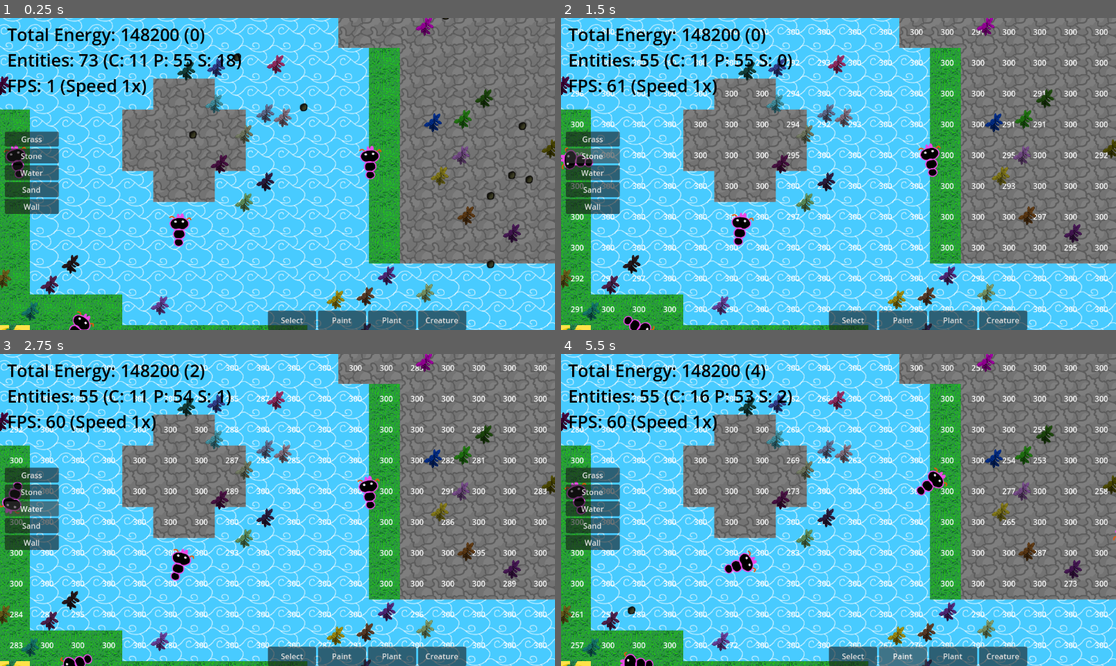
Above: before the commit, frames 1-4 (two rows, left to right).
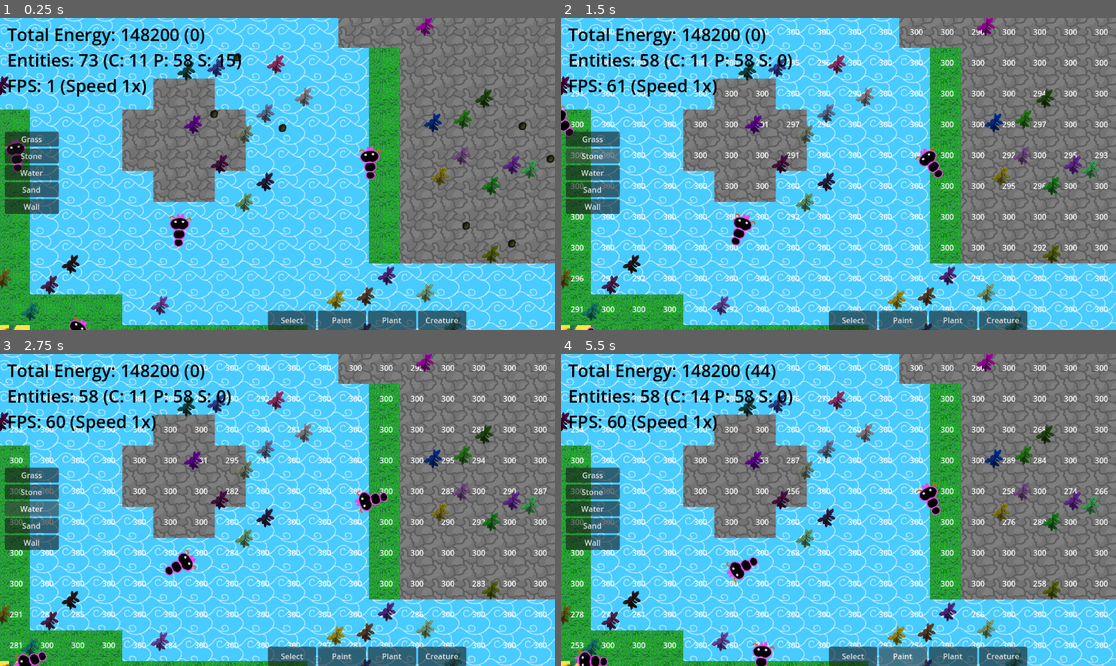
Above: after the commit, the same moments.

Repository: Llyfrs/Evolution-Simulator
Game: Godot game, scene res://main.tscn
Same seed, same stepped clock (60 frames per second), same inputs: the game is played once before the commit and once after it.
Inputs:
- Up to frame 1 (0.25 s): no input
- Up to frame 2 (1.5 s): click "Grass" at 0.5 s; click "Stone" at 1.25 s
- Up to frame 3 (2.75 s): click "Water" at 2 s
- Up to frame 4 (5.5 s): click "Sand" at 2.75 s; click "Wall" at 3.5 s; click "Select" at 4.25 s; click "Paint" at 5 s

The runs differ from the first frame. In frame 1, 2.0% of the frame differs, in the area x 0-100%, y 0-100%; in frame 2, 2.4%; in frame 3, 2.9%; in frame 4, 3.7%, in the area x 0-100%, y 3-100%.
Error before the commit: Invalid type in function 'FloatArray' in base 'GDScript'. The array of argument 1 (Array) does not have the same element type as the expected typed array argum…

Commit message:
more mutation

Diff:
--- a/Scenes/CreatureDNA.gd
+++ b/Scenes/CreatureDNA.gd
@@ -19,9 +19,9 @@
 @export var bite_strength : int
 
 
-@export var tile_efficiency : Array
+@export var tile_efficiency : Array[float]
 
-@export var influence_decay : Array
+@export var influence_decay : Array[int]
 
 
 @export var color : Color
@@ -33,20 +33,7 @@
 var processors = [ColorProcessor, BasicProcessor, SelfProcessor, TileTypeProcessor]
 
 
-var property_rules = {
-	"energy": 2,
-	"health": 2,
-	"growth_speed": 1,
-	"offspring_energy": 2,
-	"offsprings": 0.2,
-	"speed": 2,
-	"rotation_speed": 1,
-	"bite_strength": 0.5,
-	"tile_efficiency": 0.05,
-	"influence_decay": 0.1,
-	"color": 0.4,
-	"sensors" : 0.1
-}
+var property_variations;
 
 
 func _init():
@@ -98,6 +85,22 @@
 
 		sensors.append(sensor)
 
+	## Defines the variation / deviation for the normal distribution used to mutate each property
+	property_variations = {
+	"self": 0.01,
+	"energy": 2,
+	"health": 2,
+	"growth_speed": 1,
+	"offspring_energy": 2,
+	"offsprings": 0.2,
+	"speed": 2,
+	"rotation_speed": 1,
+	"bite_strength": 0.5,
+	"tile_efficiency": 0.05,
+	"influence_decay": 0.1,
+	"color": 0.4,
+	"sensors" : 0.1
+	}
 
 
 	pass
@@ -124,14 +127,14 @@
 	for property in mutated_dna.get_property_list():
 		var name = property["name"]
 
-		if property_rules.has(name):
+		if property_variations.has(name):
 			var new_value;
 
 			if property["type"] == TYPE_INT:
-				new_value = Mutation.Integer(self.get(name), property_rules[name])
+				new_value = Mutation.Integer(self.get(name), property_variations[name])
 
 			elif property["type"] == TYPE_FLOAT:
-				new_value = Mutation.Float(self.get(name), property_rules[name])
+				new_value = Mutation.Float(self.get(name), property_variations[name])
 
 			else:
 				new_value = self.get(name)
@@ -148,38 +151,9 @@
 			print("Property: " + name + " is not mutating")
 			mutated_dna.set(name, self.get(name))
 
-	mutated_dna.tile_efficiency = Mutation.FloatArray(tile_efficiency, property_rules["tile_efficiency"])
-	mutated_dna.influence_decay = Mutation.IntegerArray(influence_decay, property_rules["influence_decay"])
+	mutated_dna.tile_efficiency = Mutation.FloatArray(tile_efficiency, property_variations["tile_efficiency"])
+	mutated_dna.influence_decay = Mutation.IntegerArray(influence_decay, property_variations["influence_decay"])
+
+	property_variations = Mutation.PropertyVariations(property_variations)
 
 	return mutated_dna
-
-
-
-
-func property_mutation(current, change ,maximum, minimum, type = 2):
-	# Rolls dice on if the mutation should even happen
-
-	var mutation = 0
-	if type == 2:
-		change = ceil(change)
-		mutation = clamp(current - randi_range(-change, change), minimum, maximum)
-	if type == 3:
-		mutation = clamp(current - randf_range(-change, change), minimum, maximum)
-
-	return current + mutation
-
-
-@warning_ignore("SHADOWED_GLOBAL_IDENTIFIER")
-func mutate_array(array, max, min, change, frequency):
-
-	var new_array = []
-	for value in array:
-
-
-		if randf() < frequency:
-			new_array.append(clamp(value - randf_range(-change, change), min, max))
-		else:
-			new_array.append(value)
-
-
-	return new_array
--- a/Scenes/Maps/Sensor.gd
+++ b/Scenes/Maps/Sensor.gd
@@ -25,6 +25,7 @@
 	pass
 
 
+
 # Called every frame. 'delta' is the elapsed time since the previous frame.
 # I think we can ignore delta as the processing of influence is going to happen withing the same frame as it's defining
 func _process(delta):
@@ -35,7 +36,7 @@
 		if conf.processor.process(dt):
 			detection.emit(conf.influence * delta, conf.receiver)
 		dt = TileTypeData.new()
-		dt.type = Globals.get_tile_type(global_position + target_position)
+		dt.tiles = Globals.get_tile_type(global_to_map(global_position + target_position))
 		if conf.processor.process(dt):
 			detection.emit(conf.influence * delta, conf.receiver)
 
@@ -95,3 +96,7 @@
 
 	if conf.processor.process(data):
 		detection.emit(conf.influence * delta, conf.receiver)
+
+
+func global_to_map(pos):
+	return Globals.mainMap.local_to_map(Globals.mainMap.to_local(pos))
--- a/Scenes/Plants/PlantDNA.gd
+++ b/Scenes/Plants/PlantDNA.gd
@@ -45,69 +45,7 @@
 @export var color : Color
 
 
-var property_rules = {
-	"energy": {
-		"base_change": 10,
-		"min": 1,
-		"max": 1000
-	},
-	"health": {
-		"base_change": 10,
-		"min": 1,
-		"max": 300
-	},
-	"root_effectivnes": {
-		"base_change": 0.1,
-		"min": 0.1,
-		"max": 10
-	},
-	"root_grow_threshold": {
-		"base_change": 10,
-		"min": 1,
-		"max": 1000 # This should be based on max energy, change latter
-	},
-	"root_distance_from_source":{
-		"base_change": 0.05,
-		"min": 0,
-		"max": 1 # This should be based on max energy, change latter
-	},
-	"plant_grow_speed": {
-		"base_change": 0.2,
-		"min": 0.1,
-		"max": 5
-	},
-	"seed_quantity": {
-		"base_change": 1,
-		"min": 1,
-		"max": 10
-	},
-	"seed_nutrition" :{
-		"base_change": 3,
-		"min": 1,
-		"max": 50,
-	},
-	"seed_durability" :{
-		"base_change": 3,
-		"min": 1,
-		"max": 50,
-	},
-	"seed_direction" :{
-		"base_change": deg_to_rad(5),
-		"min": 0,
-		"max": 2*PI,
-	},
-	"seed_spread" :{
-		"base_change": deg_to_rad(5),
-		"min": 0,
-		"max": 2*PI,
-	},
-	"seed_distance" :{
-		"base_change": 10,
-		"min": 0,
-		"max": 1000,
-	},
-
-}
+var property_variations
 
 
 
@@ -116,18 +54,36 @@
 	root_pattern = generate_random_pattern(5, 3, 2)
 	color = Color(randf(), randf(), randf())
 
-	for property in get_property_list():
-		var name = property["name"]
-		if not property_rules.has(name):
-			continue
-		var rules = property_rules[name]
-
-		if property["type"] == 2:
-			self.set(name, randi_range(rules["min"], rules["max"]))
-		elif property["type"] == 3:
-			self.set(name, randf_range(rules["min"], rules["max"]))
-
-
+	energy = randi_range(20, 200)
+	health = randi_range(20,200)
+	root_effectivnes =  randf_range(0, 10)
+	root_grow_threshold = randi_range(20, 200)
+	root_distance_from_source = randf()
+	plant_grow_speed = randf_range(0.1, 5)
+	seed_quantity = randi_range(1, 10)
+	seed_nutrition = randi_range(0,50)
+	seed_durability = randi_range(0,50)
+	seed_direction = randf_range(0, (PI * 2))
+	seed_spread = randf_range(0, (PI * 2))
+	seed_distance = randi_range(0, 300)
+
+	property_variations = {
+	"self" : 0.01,
+	"energy": 3,
+	"health": 3,
+	"root_effectivnes": 0.05,
+	"root_grow_threshold": 3 ,
+	"root_distance_from_source": 2,
+	"plant_grow_speed": 0.1 ,
+	"seed_quantity": 0.5,
+	"seed_nutrition" : 1,
+	"seed_durability" : 0.5,
+	"seed_direction" : 0.043,
+	"seed_spread" : 0.043,
+	"seed_distance" : 3,
+	"color" : 0.4,
+	"root_pattern" : 1
+	}
 
 
 	pass
@@ -159,64 +115,40 @@
 ## Strength is how big should the mutation be.
 ## Value of 1 means that the mutation is going to use the default mutation rules,
 ## any other value is going to multiply the base mutation value.
-func mutate(frequency : float, strength : float ):
-	var mutated_dna = PlantDNA.new()
+func mutate(_frequency : float, _strength : float):
+	var mutated_dna = CreatureDNA.new()
 
 	for property in mutated_dna.get_property_list():
 		var name = property["name"]
 
-		## Rolls a dice on if the mutation should even happen
-		if randf() > frequency:
+		if property_variations.has(name):
+			var new_value;
+
+			if property["type"] == TYPE_INT:
+				new_value = Mutation.Integer(self.get(name), property_variations[name])
+
+			elif property["type"] == TYPE_FLOAT:
+				new_value = Mutation.Float(self.get(name), property_variations[name])
+
+			else:
+				new_value = self.get(name)
+
+
+
+			# print("Mutating "+name + " from: " + str(self.get(name)) + " to " + str(new_value))
+
+			mutated_dna.set(name, new_value)
+		elif name == "color":
+			mutated_dna.color = Mutation.Color(self.get(name), 1)
+			# print("Mutating color " + str(color) + " to " + str(mutated_dna.color))
+		else:
+			print("Property: " + name + " is not mutating")
 			mutated_dna.set(name, self.get(name))
-			continue
-
-		if property_rules.has(name):
-			var rules = property_rules[name]
-
-			var new_value = property_mutation(
-					self.get(name),
-					rules["base_change"]*strength,
-					rules["min"],
-					rules["max"],
-					property["type"]
-					)
-
-			#print("Mutating "+name + " from: " + str(self.get(name)) + " to " + str(new_value))
-
-			mutated_dna.set(name, new_value)
-
-		elif name == "color":
-			mutated_dna.color = Color(color)
-		else: # sets the property to the same value as the original DNA property
-			mutated_dna.set(name, self.get(name))
-
-
-	mutated_dna.root_pattern.assign(mutate_pattern(frequency))
-
-	# print("Assigned")
-	# MyTools.print_patten(mutated_dna.root_pattern)
+
+
+	property_variations = Mutation.PropertyVariations(property_variations)
 
 	return mutated_dna
-
-#● TYPE_NIL = 0
-#Variable is null.
-#● TYPE_BOOL = 1
-#Variable is of type bool.
-#● TYPE_INT = 2
-#Variable is of type int.
-#● TYPE_FLOAT = 3
-
-func property_mutation(current, change ,maximum, minimum, type = 2):
-	# Rolls dice on if the mutation should even happen
-
-	var mutation = 0
-	if type == 2:
-		change = ceil(change)
-		mutation = clamp(current - randi_range(-change, change), minimum, maximum)
-	if type == 3:
-		mutation = clamp(current - randf_range(-change, change), minimum, maximum)
-
-	return current + mutation
 
 
 ## Mutates the pattern, right now the number of rules and number of cells in each rule stays the same
--- a/Scripts/Global/Globals.gd
+++ b/Scripts/Global/Globals.gd
@@ -19,20 +19,22 @@
 
 
 enum Tile{
+	UNKNOWN = -1,
 	GRASS,
 	STONE,
 	WATER,
 	SAND
 }
 
-func get_tile_type(cords : Vector2i):
+
+func get_tile_type(cords : Vector2i) -> Array[Tile]:
 	var data = mainMap.get_cell_tile_data(0,cords)
 	if data == null:
-		return 0
+		return [Tile.UNKNOWN]
 
 	var types = data.get_custom_data("Type")
 
-	var value = []
+	var value : Array[Tile] = []
 	for type in types:
 		match type:
 
--- a/Scripts/Global/Mutations.gd
+++ b/Scripts/Global/Mutations.gd
@@ -2,35 +2,71 @@
 
 
 static func Integer(value : int, variation: float):
-    return max(0, roundi(value + randfn(0, variation)))
+	return max(0, roundi(value + randfn(0, variation)))
 
 
 static func Float(value : float, variation: float):
-    return max(0, value + randfn(0, variation))
+	return max(0, value + randfn(0, variation))
 
 
 static func FloatArray(array : Array[float], variation: float):
-    var mutated_array = []
+	var mutated_array :Array[float] = []
 
-    for value in array:
-        mutated_array.append(Float(value, variation))
+	for value in array:
+		mutated_array.append(Float(value, variation))
 
-    return mutated_array
+	return mutated_array
 
 
 static func IntegerArray(array : Array[int], variation: float):
-    var mutated_array = []
+	var mutated_array : Array[int] = []
 
-    for value in array:
-        mutated_array.append(Integer(value, variation))
+	for value in array:
+		mutated_array.append(Integer(value, variation))
 
-    return mutated_array
+	return mutated_array
 
 
 
 static func Color(color : Color, variation: float):
-    return Color(
-        Float(color.r, variation),
-        Float(color.g, variation),
-        Float(color.b, variation)
-    )
+	return Color(
+		Float(color.r, variation),
+		Float(color.g, variation),
+		Float(color.b, variation)
+	)
+
+
+static func PropertyVariations(variations : Dictionary):
+
+	var global = variations.get("self", 0)
+	var new_variations = {}
+
+	for key in variations.keys():
+		new_variations[key] = Float(variations[key], global)
+		# print("Mutating: " + str(key) + " from " + str(variations[key]) + " to " + str(new_variations[key]))
+
+	return new_variations
+
+
+static func Pattern(pattern : Array[Array], variation : float):
+	var new_pattern = []
+	var change = {}
+
+	for rule in range(pattern.size()):
+		var roll = randfn(0, variation)
+
+
+		if roll > 2:
+			new_pattern.append([])
+			change[rule] = 1
+
+
+		if roll < -2:
+			return
+
+		new_pattern.append(pattern[rule])
+
+
+
+
+	return new_pattern
--- a/Scripts/Structures/Data/TileTypeData.gd
+++ b/Scripts/Structures/Data/TileTypeData.gd
@@ -1,3 +1,3 @@
 class_name TileTypeData extends Data
 
-var tile : Globals.Tile
+var tiles : Array[Globals.Tile]
--- a/Scripts/Structures/Processors/TileTypeProcessor.gd
+++ b/Scripts/Structures/Processors/TileTypeProcessor.gd
@@ -5,11 +5,12 @@
 
 
 func _init():
-    masks = []
+	masks = []
 
 
 func process(data : Data):
-    if data is TileTypeData:
-        return data.type == tileType
 
-    return false
+	if data is TileTypeData:
+		return tileType in data.tiles
+
+	return false
